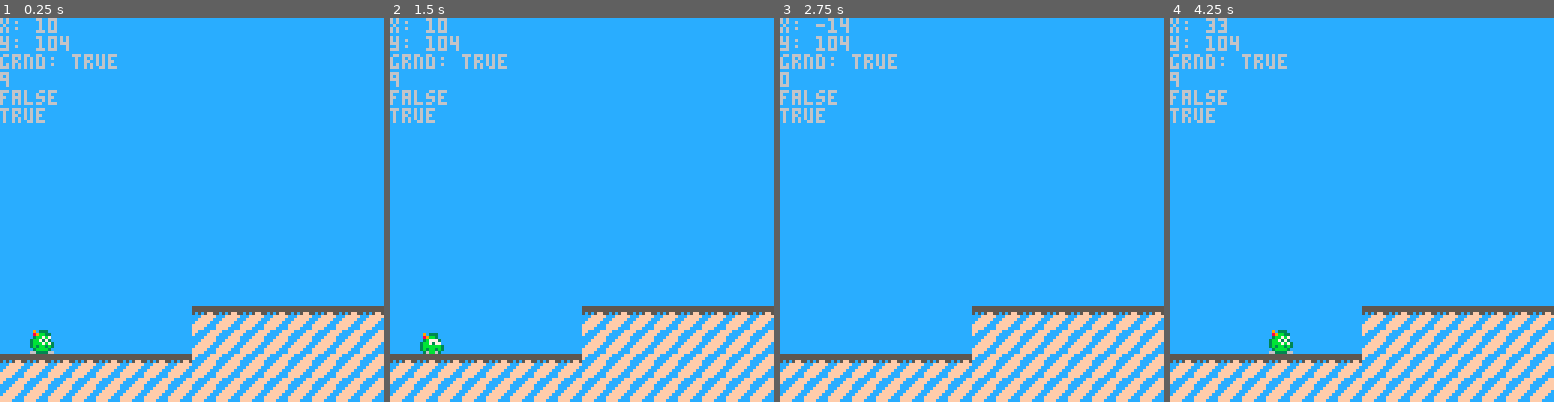
Above: before the commit, frames 1-4 (left to right).
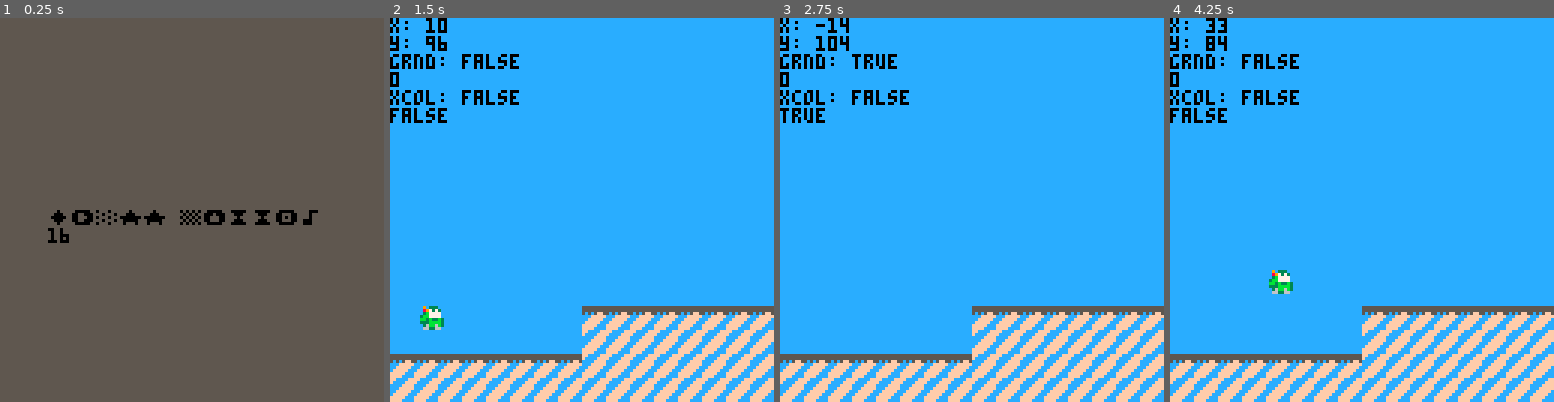
Above: after the commit, the same moments.

Repository: EzDzzIt/GreenGuyGaiden
Game: PICO-8 cartridge ggg.p8
The game is run twice, just before and just after one commit, with the same random seed, the same clock (stepped at 60 frames per second) and the same inputs.
Inputs:
- Up to frame 1 (0.25 s): no input
- Up to frame 2 (1.5 s): tap O (Z key) at 0.33, 0.7, 1.43 s; tap X (X key) at 1.07 s
- Up to frame 3 (2.75 s): hold Left 1.97-2.37 s; tap X (X key) at 2.07, 2.4, 2.73 s; tap O (Z key) at 2.22 s
- Up to frame 4 (4.25 s): hold Right 2.87-3.53 s; tap X (X key) every 0.33 s from 3.07 to 4.07 s; tap O (Z key) at 3.1, 3.98 s; hold Up 3.58-4.08 s; hold Right from 4.13 s (still down)

The runs differ from the first frame. In frame 1, 98% of the frame differs, in the area x 0-100%, y 0-100%; in frame 2, 2.7%; in frame 3, 1.9%; in frame 4, 2.8%.

Commit message:
messed with collision, added sound effects for jump/collide, added start and gameover screens

Diff:
--- a/ggg.p8
+++ b/ggg.p8
@@ -2,15 +2,23 @@
 version 41
 __lua__
 --main engine functions
---githubtest
+
 function _init()
 	cls(0)
+	gstate = 0 --0 is start, 1 is play, 2 us gameover
+	t=0 --counter
+	txcolor=0 --start screen text
+end
+
+function _start()
+		cls(0)
 --setup object arrays
 	player={}
 	star={}
 	_setup_player(player)
 	_setup_star(star)
 --game parameters
+	gstate = 1 --0 is start, 1 is play, 2 us gameover
 	grav = 8
 	--cooldown limit, jmp height limit
 	jmpclim,jmplim  = 8,0
@@ -19,30 +27,56 @@
 end
 
 function _update60()
-	--process actors
-	check_collisions()
+	if gstate==1 then
+		_update_game60()
+	elseif gstate==0 then
+		_update_start()
+	elseif gstate==2 then
+		_update_over()
+	end
+end
+
+function _draw()
+	if gstate==1 then
+		_draw_game()
+	elseif gstate==0 then
+		_draw_start()
+	elseif gstate==2 then
+		_draw_over()
+	end
+end
+
+function _update_game60()
+
 	update_player()
 	update_star()
 	animate_player()
 	animate_star()
+	check_collisions()
+
 	--you fell into a pit
 	if player.y >= 128 then
 		player.dead = true
 	end
+	--are we dead?
+	if player.dead == true then
+		cls(0)
+		gstate=2 --game over
+	end
 	--check for ground collision
 	if player.ycol then
 		player.grnd = true
 	else
 		player.grnd = false
 	end
-
 	--t is my counter, dude
-	t = t + 1
-	if (t < 0) then
+	t+=1
+	if (t > 120) then
 		t = 0
 	end
-
-function _draw()
+end
+
+function _draw_game()
 	cls(12)
 	map(0,0,0,64)
 	spr(player.spr,player.x,player.y,1,1,player.dir)
@@ -53,6 +87,40 @@
 	debug()
 end
 
+--start/gameover screens
+
+function _draw_start()
+	cls(5)
+	print("◆➡️░★★ ▒⬆️⧗⧗🅾️♪",16,64,txcolor)
+	print(t)
+end
+
+function _update_start()
+	if btnp(4) or btnp(5) then
+		_start()
+	end
+	--animation on start screen
+	t+=1
+	if (t > 120) then
+		t = 1
+	end
+	if t%60==0 then
+		txcolor=3
+	end
+	if t%120==0 then
+		txcolor=0
+	end
+end
+
+function _draw_over()
+	cls(6)
+	print("●█😐░ 🅾️ˇ░➡️",16,64)
+end
+
+function _update_over()
+	if btnp(4) or btnp(5) then
+		gstate=0
+	end
 end
 -->8
 --player movement and actions
@@ -76,6 +144,8 @@
 	--move x
 	if not player.xcol then
 		player.x = player.x + player.xsp
+	elseif player.xcol and player.xsp != 0 then
+		sfx(1) --play collision sound
 	end
 
 	--gravity
@@ -101,6 +171,7 @@
 		if player.jmp == false then
 			player.jmpcool = jmpclim
 			--play sound on jump?--
+			sfx(0)
 		end
 		player.ysp=-1
 		player.jmp=true
@@ -117,9 +188,7 @@
 	end
 
 --move y
-	if not player.ycol then
 		player.y+=player.ysp
-	end
 
 end
 
@@ -177,7 +246,12 @@
 function animate_player()
 --state 0: idle
 	if player.xsp == 0 and player.ysp == 0 and player.jmpcool == 0 then
+--state 0.5: lookin' up
+		if btn(2) then
+			player.spr = 4
+		else
 			player.spr = 1
+		end
 --state 1: walking on flat grnd
 	elseif player.xsp != 0 and player.grnd and player.jmpcool == 0 then
 	--ani speed
@@ -269,7 +343,7 @@
 -->8
 --soundfx
 function sound()
-	sfx(0)
+	sfx(0) --jump sound?
 end
 -->8
 --debug
@@ -278,21 +352,21 @@
 	print("y: " .. tostr(player.y))
 	print("grnd: " .. tostr(player.grnd))
 	print(mget(flr(player.x/8),ceil((player.y)/16)-1))
-	print(player.xcol)
+	print("xcol: " .. tostr(player.xcol))
 	print(player.ycol)
 end
 -->8
 --collisions
 function check_collisions()
-	if player.x == 64 then
+	if player.x == 64-7 and not player.dir then
 		player.xcol = true
-		player.x-=3
+		player.x=64-7
 	else
 		player.xcol = false
 	end
-	if player.y == 104 then
+	if player.y + player.ysp >= 104 then
 		player.ycol = true
-		player.y-=0
+		player.y=104
 	else
 		player.ycol = false
 	end
Not shown, changed: the sound effects (__sfx__) section of ggg.p8
